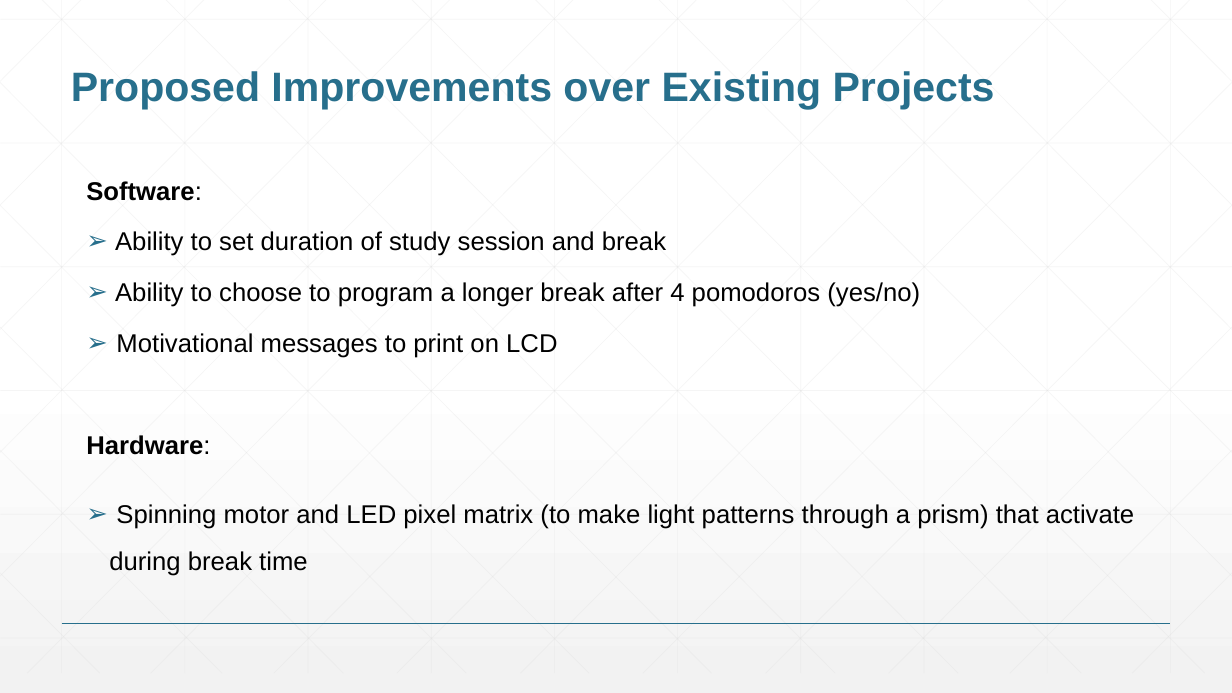
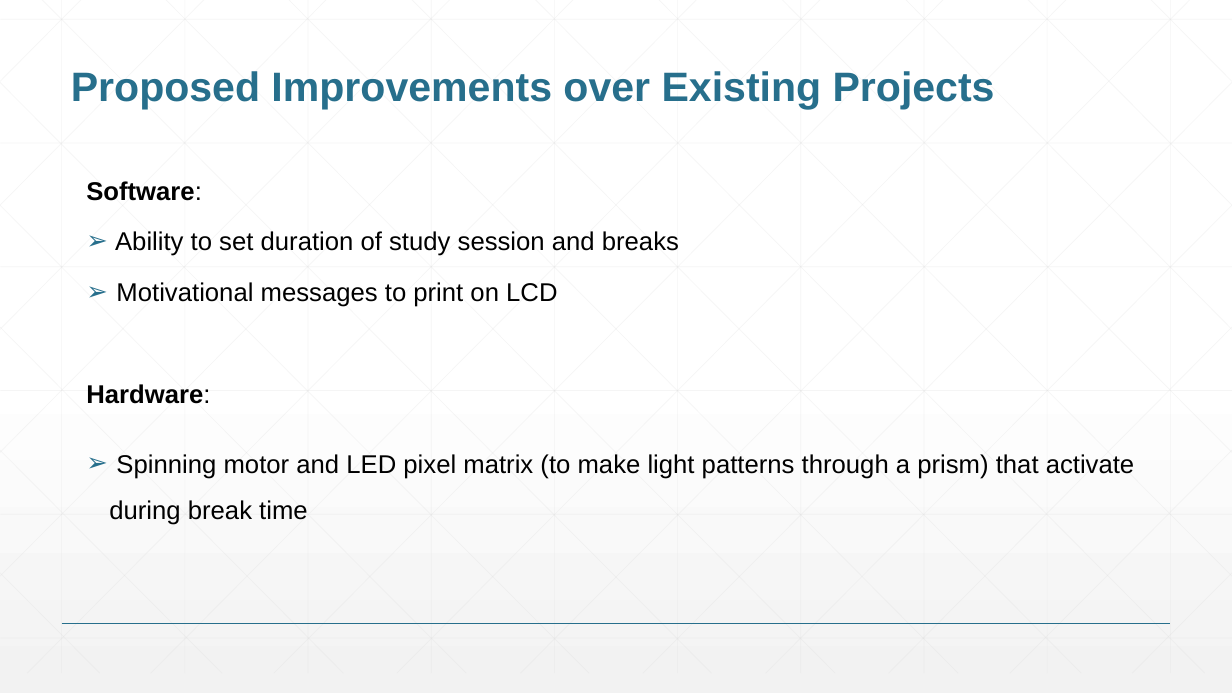
Before and after one commit to est-2/EDES301, a slide deck: slide 7 of project_01/docs/Tucker_EDES301_project_01_proposal.pptx. Drawn at 1232x693 pixels with LibreOffice and Linux fonts; fonts in the diff are those of the drawing. Boxes give left, top, right and bottom in pixels: in the first picture for what was removed or moved away, otherwise in the second. Text is boxed around its words. In the diff, an @@ line names an element or a change of style, - is before the commit and + after.

```diff
--- a/project_01/docs/Tucker_EDES301_project_01_proposal.pptx
+++ b/project_01/docs/Tucker_EDES301_project_01_proposal.pptx
@@ text at (115,231,679,256): text changed @@
-➢ Ability to set duration of study session and break
-➢ Ability to choose to program a longer break after 4 pomodoros (yes/no)
+➢ Ability to set duration of study session and breaks
```
Also in this commit, not shown: 4 other slides changed, 2 slides added, 1 other file.
